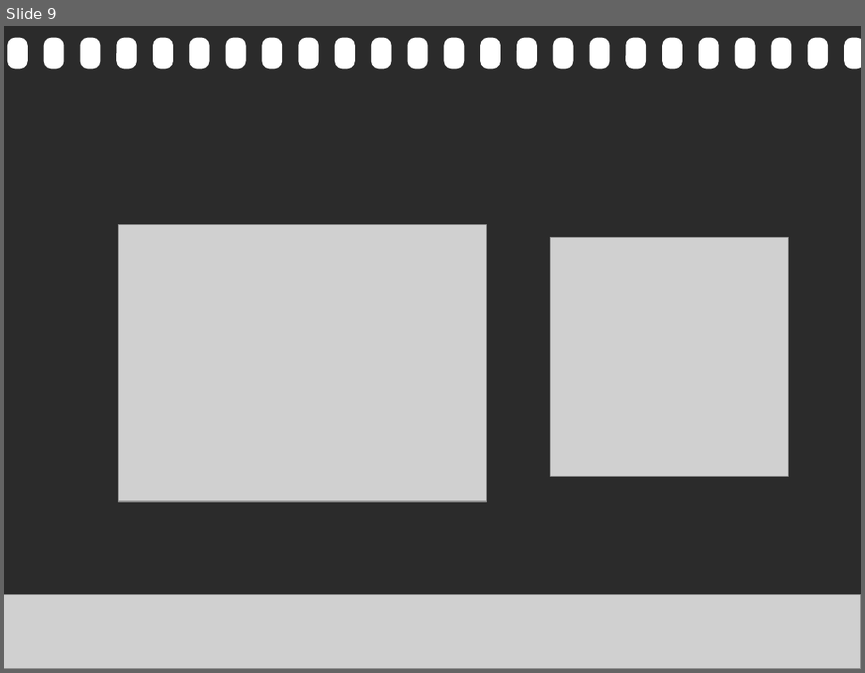
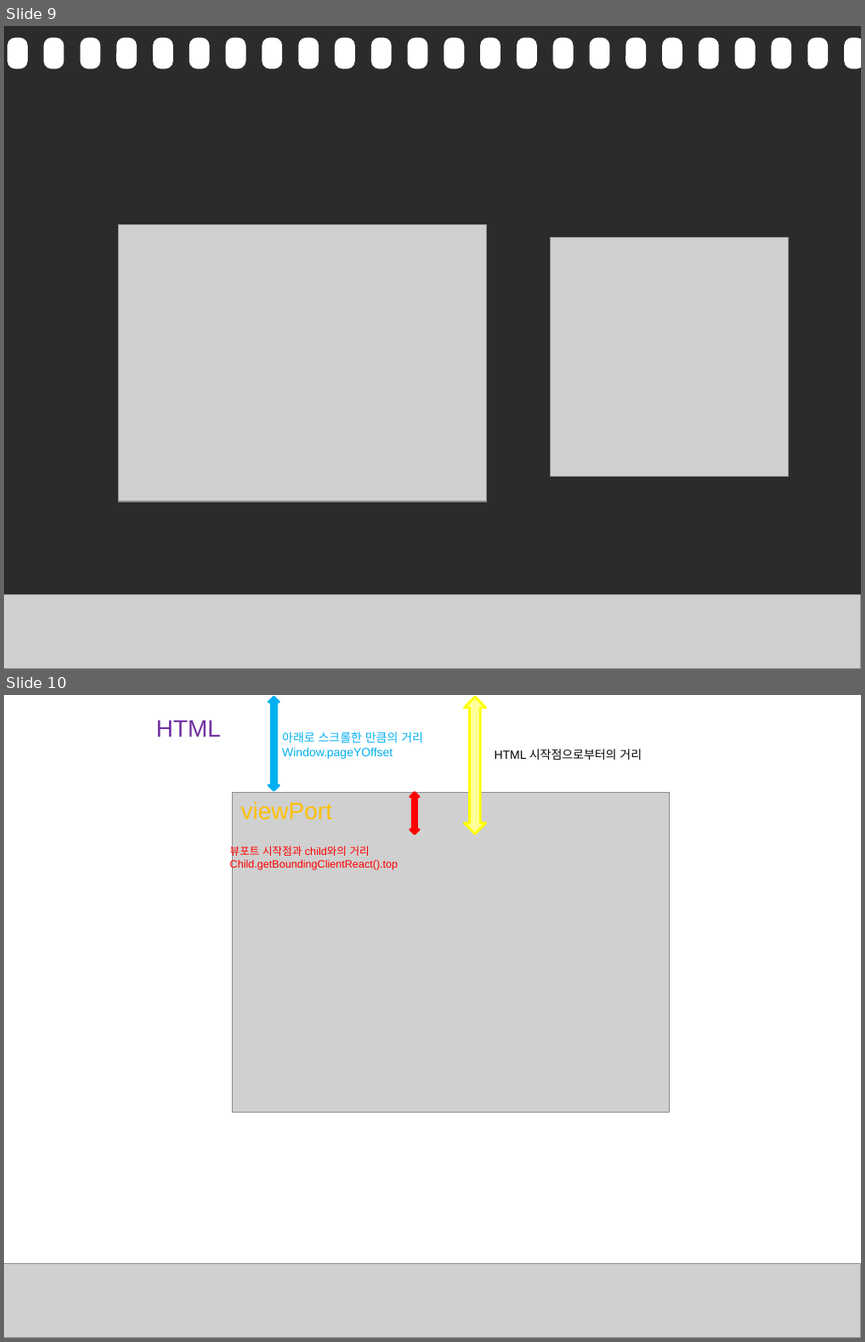
Before and after one commit to magmom95/Frontstudyzip, a slide deck: 4주차Front.pptx. Shown one above the other, each under a label of ours: slide 9 before the commit, slides 9 and 10 after it. The pictures are 865x673 and 865x1342 pixels, drawn with LibreOffice and Linux fonts; fonts in the diff are those of the drawing; grey boxes stand for pictures; background and template pictures are left out; a plain dark background stands for a picture behind light text. Boxes give left, top, right and bottom in pixels: in the first picture for what was removed or moved away, otherwise in the second. Text is boxed around its words. In the diff, an @@ line names an element or a change of style, - is before the commit and + after.

```diff
--- a/4주차Front.pptx
+++ b/4주차Front.pptx
@@ slide 10 added at box(4, 695, 861, 1338), background picture (left out); not listed: 26 template elements that a slide beside it also shows @@
@@ text added at box(156, 720, 221, 737), 20 pt, text #7030A0 @@
+HTML
@@ up down arrow added at box(268, 697, 279, 790), fill #00B0F0, outline #00B0F0 2 pt @@
@@ up down arrow added at box(464, 697, 485, 834), fill #FFFF99, outline #FFFF00 2 pt @@
@@ text added at box(282, 732, 423, 759), 10 pt, text #00B0F0 @@
+아래로 스크롤한 만큼의 거리
+Window.pageYOffset
@@ text added at box(494, 749, 642, 760), 10 pt, text #000000 @@
+HTML 시작점으로부터의 거리
@@ picture added at box(233, 793, 669, 1112) @@
@@ up down arrow added at box(410, 793, 419, 834), fill #FF0000, outline #FF0000 2 pt @@
@@ text added at box(241, 801, 332, 820), 20 pt, text #FFC000 @@
+viewPort
@@ text added at box(230, 843, 398, 870), 9 pt, text #FF0000 @@
+뷰포트 시작점과 child와의 거리
+Child.getBoundingClientReact().top
@@ picture added at box(4, 1264, 861, 1338) @@
```
Also in this commit, not shown: 4 slides changed, 1 slide removed, 1 other file.
